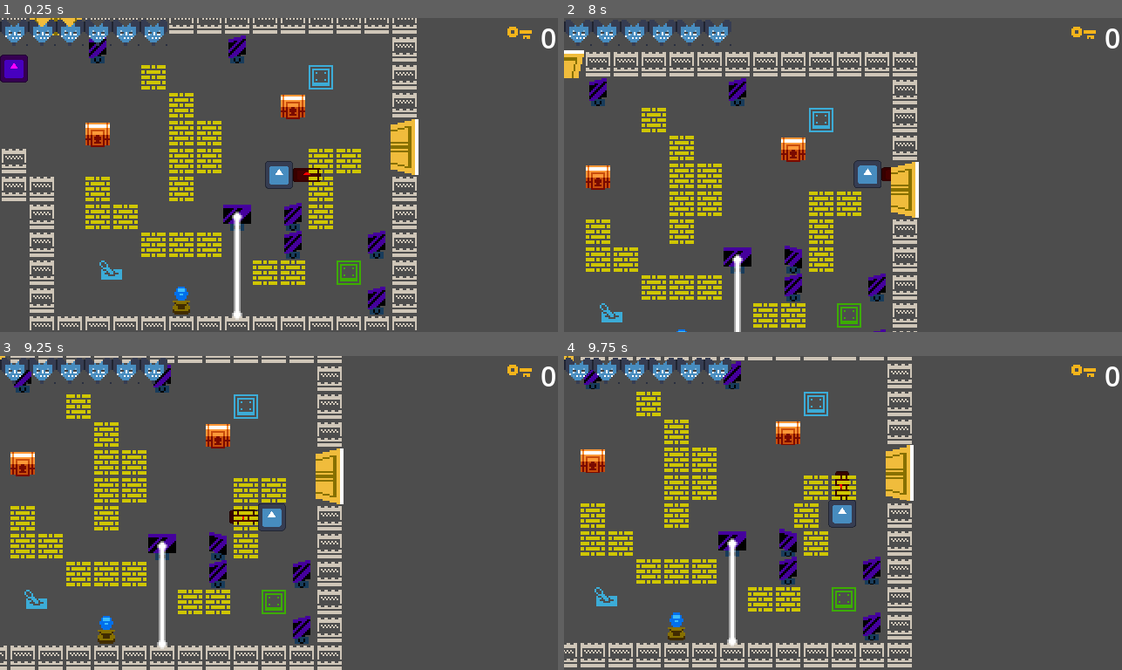
Above: before the commit, frames 1-4 (two rows, left to right).
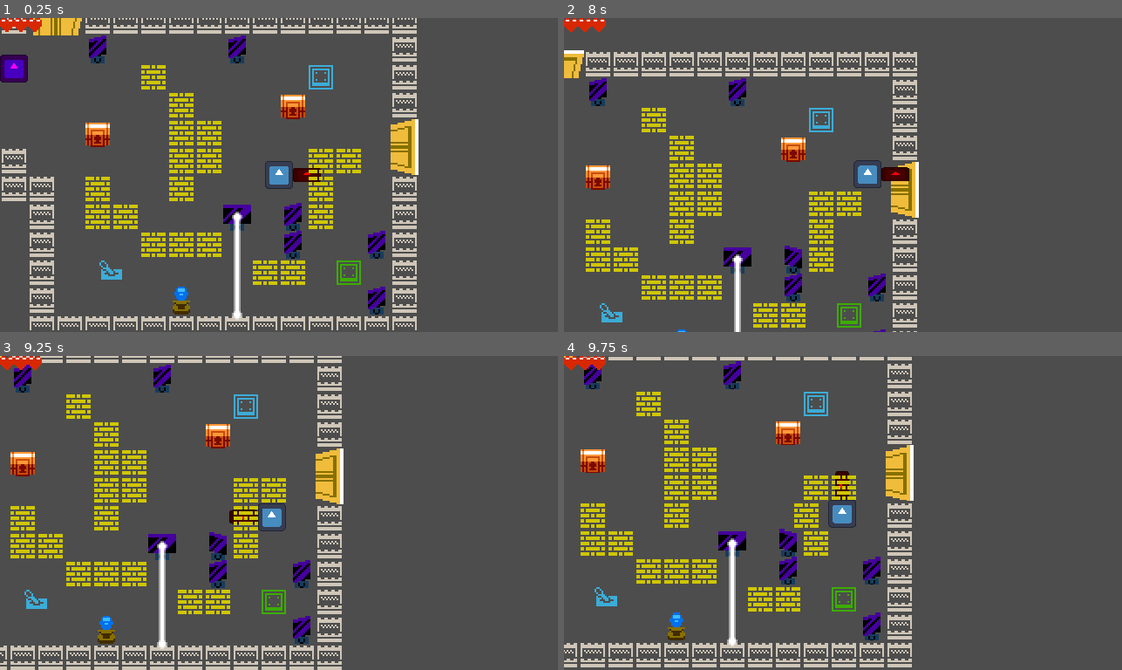
Above: after the commit, the same moments.

Repository: iliys/The-Offering-Godot-Wild-Jam-58-
Game: Godot game, scene res://map/map.tscn
Two runs of this game, one before a commit and one after it. Both use one fixed random seed, a clock stepped at 60 frames per second and the inputs below. The engine's default icon, where the game draws it, is replaced by a stand-in: a white triangle on a blue panel in a dark square.
Inputs:
- Up to frame 1 (0.25 s): no input
- Up to frame 2 (8 s): tap Enter at 0.5 s; hold Right (right) 0.53-1.28 s; hold Z (interact) 0.53-1.28 s; hold Down (down) 1.28-2.03 s; tap X (attack) at 1.35, 5.85 s; tap Z (interact) at 1.55, 2.85, 3.8, 4.35, 6.05, 7.35 s; hold Right (right) 2.03-2.78 s; hold Z (interact) 2.03-2.78 s; tap Space at 2.75 s; hold Up (up) 2.78-3.53 s; hold X (attack) 3.53-4.28 s; hold Left (left) 3.53-5.03 s; hold Down (down) 5.03-5.78 s; hold Z (interact) 5.03-5.78 s; hold Right (right) 5.78-6.53 s; hold Up (up) 6.53-7.28 s; hold Z (interact) 6.53-7.28 s; hold Right (right) from 7.28 s (still down)
- Up to frame 3 (9.25 s): release Right (right) at 8.03 s; hold Down (down) 8.03-8.78 s; hold X (attack) 8.03-8.78 s; tap Z (interact) at 8.3, 8.85 s; hold Left (left) from 8.78 s (still down)
- Up to frame 4 (9.75 s): release Left (left) at 9.53 s; hold Up (up) from 9.53 s (still down); hold Z (interact) from 9.53 s (still down)

The runs differ from the first frame. In frame 1, 1.6% of the frame differs, in the area x 0-100%, y 0-10%; in frame 2, 1.4%; in frame 3, 1.5%; in frame 4, 1.4%.

Commit message:
Fixed UI

Diff:
--- a/actor/player/player.gd
+++ b/actor/player/player.gd
@@ -4,7 +4,7 @@
 
 
 signal max_hp_initialized(max_hp: int)
-signal key_count_changed(count: int)
+signal key_count_changed(id: int, count: int)
 
 @export var attack_speed_factor := 0.0
 @export var inertia := 128
@@ -75,8 +75,7 @@
 	elif modifer > 0:
 		keys[id] = modifer
 
-	if id == 0:
-		key_count_changed.emit(keys[id])
+	key_count_changed.emit(id, keys[id])
 
 
 func _on_weapon_attack_finished() -> void:
--- a/items/key_pickup/key_0.tscn
+++ b/items/key_pickup/key_0.tscn
@@ -3,3 +3,6 @@
 [ext_resource type="PackedScene" uid="uid://dgtris6xifv56" path="res://items/key_pickup/key_pickup.tscn" id="1_a4fsw"]
 
 [node name="Key0" instance=ExtResource("1_a4fsw")]
+
+[node name="Sprite" parent="." index="0"]
+region_rect = Rect2(0, 0, 16, 16)
--- a/items/key_pickup/key_1.tscn
+++ b/items/key_pickup/key_1.tscn
@@ -6,4 +6,4 @@
 id = 1
 
 [node name="Sprite" parent="." index="0"]
-frame = 1
+region_rect = Rect2(16, 0, 16, 16)
--- a/items/key_pickup/key_2.tscn
+++ /dev/null
@@ -1,9 +0,0 @@
-[gd_scene load_steps=2 format=3 uid="uid://diowkwuoomboo"]
-
-[ext_resource type="PackedScene" uid="uid://dgtris6xifv56" path="res://items/key_pickup/key_pickup.tscn" id="1_ml5uq"]
-
-[node name="Key2" instance=ExtResource("1_ml5uq")]
-id = 2
-
-[node name="Sprite" parent="." index="0"]
-frame = 2
--- a/items/key_pickup/key_pickup.tscn
+++ b/items/key_pickup/key_pickup.tscn
@@ -1,7 +1,7 @@
 [gd_scene load_steps=4 format=3 uid="uid://dgtris6xifv56"]
 
-[ext_resource type="Texture2D" uid="uid://nat2nsqdq0rh" path="res://prototyping_tiles_from_kenney.png" id="1_1sqff"]
 [ext_resource type="Script" path="res://items/key_pickup/key_pickup.gd" id="1_g054c"]
+[ext_resource type="Texture2D" uid="uid://bubvjvxhnhe1s" path="res://items/key_pickup/KeysAndLocks.png" id="2_xjljh"]
 
 [sub_resource type="CircleShape2D" id="CircleShape2D_nanl4"]
 radius = 8.0
@@ -13,10 +13,9 @@
 script = ExtResource("1_g054c")
 
 [node name="Sprite" type="Sprite2D" parent="."]
-texture = ExtResource("1_1sqff")
-hframes = 3
+texture = ExtResource("2_xjljh")
 region_enabled = true
-region_rect = Rect2(512, 176, 48, 16)
+region_rect = Rect2(0, 0, 32, 32)
 
 [node name="CollisionShape2D" type="CollisionShape2D" parent="."]
 shape = SubResource("CircleShape2D_nanl4")
--- a/map/map.tscn
+++ b/map/map.tscn
@@ -14,7 +14,6 @@
 [ext_resource type="PackedScene" uid="uid://cuwmprg4wsv0h" path="res://triggers/crystal/crystal.tscn" id="10_rwe7k"]
 [ext_resource type="PackedScene" uid="uid://nxpk8pdc1kso" path="res://items/key_pickup/key_0.tscn" id="11_ogjob"]
 [ext_resource type="PackedScene" uid="uid://cfdn845oa72qe" path="res://items/key_pickup/key_1.tscn" id="12_mqaik"]
-[ext_resource type="PackedScene" uid="uid://diowkwuoomboo" path="res://items/key_pickup/key_2.tscn" id="13_neqev"]
 [ext_resource type="PackedScene" uid="uid://dwhag178pphjo" path="res://map/mirror/mirror.tscn" id="15_wpcqk"]
 [ext_resource type="PackedScene" uid="uid://csc8xxh2rx5at" path="res://map/mirror/bounce_mirror.tscn" id="16_3mowk"]
 
@@ -3938,42 +3937,6 @@
 
 [node name="UI" parent="." instance=ExtResource("10_dvrgg")]
 
-[node name="Player" parent="." instance=ExtResource("2_04bes")]
-
-[node name="Enemies" type="Node2D" parent="."]
-
-[node name="Enemy" parent="Enemies" instance=ExtResource("4_xlb21")]
-position = Vector2(-152, -61)
-
-[node name="Enemy2" parent="Enemies" instance=ExtResource("4_xlb21")]
-position = Vector2(-248, -24)
-
-[node name="Triggers" type="Node2D" parent="."]
-
-[node name="HitTrigger" parent="Triggers" instance=ExtResource("6_s2kpy")]
-position = Vector2(-96, 54)
-
-[node name="StepTrigger" parent="Triggers" instance=ExtResource("7_lku5s")]
-position = Vector2(40, 56)
-
-[node name="StandingTrigger" parent="Triggers" instance=ExtResource("8_aefxk")]
-position = Vector2(24, -56)
-
-[node name="Crystal" parent="Triggers" instance=ExtResource("10_rwe7k")]
-position = Vector2(-56, 72)
-
-[node name="Items" type="Node2D" parent="."]
-
-[node name="Chest" parent="Items" instance=ExtResource("10_fxbgc")]
-position = Vector2(-104, -24)
-drops = Array[PackedScene]([ExtResource("11_ogjob"), ExtResource("12_mqaik"), ExtResource("13_neqev")])
-
-[node name="Chest2" parent="Items" instance=ExtResource("10_fxbgc")]
-position = Vector2(8, -40)
-id = 0
-
-[node name="Boxes" type="Node2D" parent="."]
-
 [node name="Doors" type="Node2D" parent="."]
 
 [node name="Door" parent="Doors" instance=ExtResource("9_g3rsh")]
@@ -3984,6 +3947,42 @@
 position = Vector2(-128, -88)
 rotation = 1.57079
 id = 1
+
+[node name="Player" parent="." instance=ExtResource("2_04bes")]
+
+[node name="Enemies" type="Node2D" parent="."]
+
+[node name="Enemy" parent="Enemies" instance=ExtResource("4_xlb21")]
+position = Vector2(-152, -61)
+
+[node name="Enemy2" parent="Enemies" instance=ExtResource("4_xlb21")]
+position = Vector2(-248, -24)
+
+[node name="Triggers" type="Node2D" parent="."]
+
+[node name="HitTrigger" parent="Triggers" instance=ExtResource("6_s2kpy")]
+position = Vector2(-96, 54)
+
+[node name="StepTrigger" parent="Triggers" instance=ExtResource("7_lku5s")]
+position = Vector2(40, 56)
+
+[node name="StandingTrigger" parent="Triggers" instance=ExtResource("8_aefxk")]
+position = Vector2(24, -56)
+
+[node name="Crystal" parent="Triggers" instance=ExtResource("10_rwe7k")]
+position = Vector2(-56, 72)
+
+[node name="Items" type="Node2D" parent="."]
+
+[node name="Chest" parent="Items" instance=ExtResource("10_fxbgc")]
+position = Vector2(-104, -24)
+drops = Array[PackedScene]([ExtResource("11_ogjob"), ExtResource("12_mqaik")])
+
+[node name="Chest2" parent="Items" instance=ExtResource("10_fxbgc")]
+position = Vector2(8, -40)
+id = 0
+
+[node name="Boxes" type="Node2D" parent="."]
 
 [node name="Mirror" parent="." instance=ExtResource("15_wpcqk")]
 position = Vector2(-24, 24)
--- a/ui/ui.gd
+++ b/ui/ui.gd
@@ -5,18 +5,21 @@
 @onready var hp_bar: Control = $HPBar
 @onready var bg: TextureRect = hp_bar.get_node("BG")
 @onready var fill: TextureRect = hp_bar.get_node("Fill")
-@onready var key_hud: HBoxContainer = $KeyHUD
-@onready var counter: Label = key_hud.get_node("Counter")
+@onready var items: VBoxContainer = $Items
 
 
 func init_max_hp(max_hp: int) -> void:
-	bg.size.x = bg.texture.get_width() * max_hp
+	@warning_ignore("integer_division")
+	bg.size.x = bg.texture.get_width() * max_hp / 2
 	display_hp(max_hp)
 
 
 func display_hp(hp: int) -> void:
-	fill.size.x = fill.texture.get_width() * hp
+	@warning_ignore("integer_division")
+	fill.size.x = fill.texture.get_width() * hp / 2
 
 
-func set_key_count(count: int) -> void:
-	counter.text = str(count)
+func set_key_count(id: int, count: int) -> void:
+	var counter: TextureRect = items.get_node("Key" + str(id))
+	counter.custom_minimum_size = Vector2(counter.texture.get_width() * count,
+			counter.texture.get_height() if count > 0 else 0)
--- a/ui/ui.tscn
+++ b/ui/ui.tscn
@@ -1,8 +1,10 @@
-[gd_scene load_steps=4 format=3 uid="uid://dlfoeec6n5mu"]
+[gd_scene load_steps=6 format=3 uid="uid://dlfoeec6n5mu"]
 
 [ext_resource type="Script" path="res://ui/ui.gd" id="1_r22b8"]
-[ext_resource type="Texture2D" uid="uid://dyb0cy1mwotu8" path="res://temp_heart.png" id="2_eccx2"]
-[ext_resource type="Texture2D" uid="uid://3suk2dohx3ss" path="res://ui/icons/temp_key_0_icon.png" id="3_efxcf"]
+[ext_resource type="Texture2D" uid="uid://hgmyseb2mqrw" path="res://ui/icons/health_empty.png" id="2_bj5vg"]
+[ext_resource type="Texture2D" uid="uid://cl0jd1rkksxbs" path="res://ui/icons/health_full.png" id="3_lfdgq"]
+[ext_resource type="Texture2D" uid="uid://bl3bsy2vy7g0b" path="res://items/key_pickup/key_0.png" id="4_a0l37"]
+[ext_resource type="Texture2D" uid="uid://6haj7wtgy5kp" path="res://items/key_pickup/key_1.png" id="5_0bsqr"]
 
 [node name="UI" type="CanvasLayer"]
 script = ExtResource("1_r22b8")
@@ -17,33 +19,37 @@
 modulate = Color(1, 1, 1, 0.25098)
 layout_mode = 0
 offset_right = 32.0
-offset_bottom = 16.0
-texture = ExtResource("2_eccx2")
+offset_bottom = 8.0
+texture = ExtResource("2_bj5vg")
 expand_mode = 1
 stretch_mode = 1
 
 [node name="Fill" type="TextureRect" parent="HPBar"]
 layout_mode = 0
 offset_right = 16.0
-offset_bottom = 16.0
-texture = ExtResource("2_eccx2")
+offset_bottom = 8.0
+texture = ExtResource("3_lfdgq")
 expand_mode = 1
 stretch_mode = 1
 
-[node name="KeyHUD" type="HBoxContainer" parent="."]
+[node name="Items" type="VBoxContainer" parent="."]
 anchors_preset = 1
 anchor_left = 1.0
 anchor_right = 1.0
 offset_left = -128.0
 offset_bottom = 16.0
 grow_horizontal = 0
-alignment = 2
 
-[node name="Icon" type="TextureRect" parent="KeyHUD"]
+[node name="Key0" type="TextureRect" parent="Items"]
 layout_mode = 2
-texture = ExtResource("3_efxcf")
-stretch_mode = 2
+size_flags_horizontal = 8
+texture = ExtResource("4_a0l37")
+expand_mode = 1
+stretch_mode = 1
 
-[node name="Counter" type="Label" parent="KeyHUD"]
+[node name="Key1" type="TextureRect" parent="Items"]
 layout_mode = 2
-text = "0"
+size_flags_horizontal = 8
+texture = ExtResource("5_0bsqr")
+expand_mode = 1
+stretch_mode = 1
Binary file added: items/key_pickup/KeysAndLocks.png
Not shown, added: items/key_pickup/KeysAndLocks.png.import
Binary file added: items/key_pickup/key_0.png
Not shown, added: items/key_pickup/key_0.png.import
Binary file added: items/key_pickup/key_1.png
Not shown, added: items/key_pickup/key_1.png.import
Not shown: 1 places in map/map.tscn that only renumber resources
Binary file added: ui/icons/Health.png
Not shown, changed: ui/icons/Health.png.import
Binary file added: ui/icons/health_empty.png
Not shown, changed: ui/icons/health_empty.png.import
Binary file added: ui/icons/health_full.png
(and 4 more such lines)
